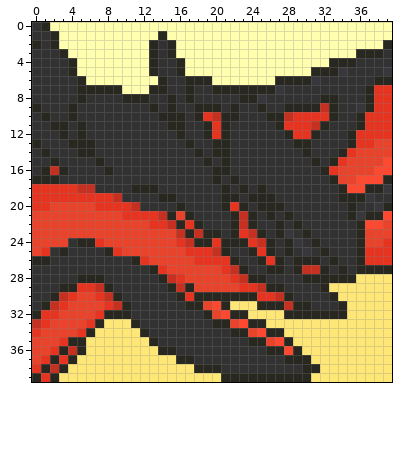
Two states of a pixel-art sprite, portrait/0717/Happy.png. That is the earlier state.
The file is 40x40 pixels. Colours within 5 levels of each other are drawn and written as one.
After the commit:
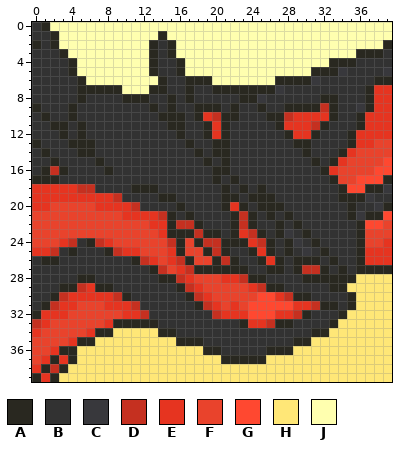
Palette (. is transparent): A #292820  B #323232  C #38383c  D #c53020  E #e63420  F #e9432c  G #ff4830  H #ffe777  J #ffffaf
Edits made:
Changed rows in their new state; - is an unchanged pixel.
first column x 0:
21 ----------------B-------------------
22 ---------------ADD------------------
23 --------------EAA-------------------
24 ---EDB-DE------DAF-DD---------------
25 E-DBA----DEE---EAFFA----------------
26 B-A---------DE-EDAFFAD--------------
27 --------------D-EDAAAAA-------------
28 -------B-------ADE---E--------------
29 -----D-A-------BADE----F--------BAA-
30 -----EE-EDA-----BADEFFFFFGGEDAA--BBA
31 ----E----EED-----B-DEFEFGGGGGEEDAABA
32 ---E---FFFEED------BDEEEGGGEED-BBB--
33 ------FFEAA-AA------BBBAEEDAABBBBA--
34 -----FEAA---HHAA------BBBBBBBBBAA---
35 ---FE-A------HHHAAA-----BBBBBAA-----
36 ----AH--------HHHHHAA-------AH------
37 ----------------HHHHHAAAAAHHHHH-----
38 ------------------HHHHHHHHHHHHHH----
39 ---------------------HHHHHHHHHH-----
